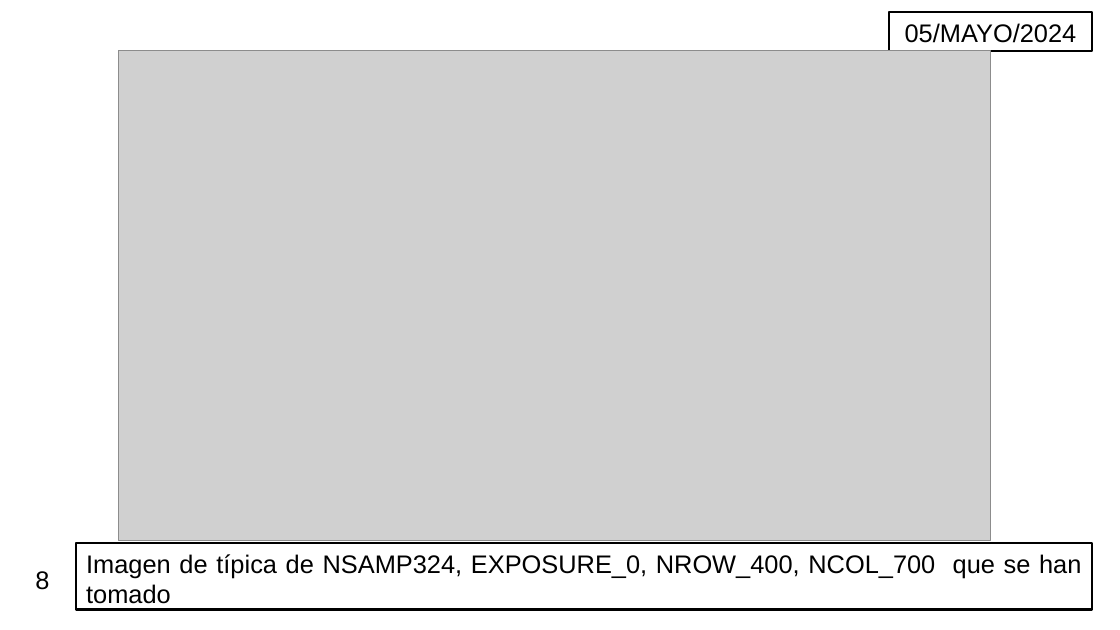
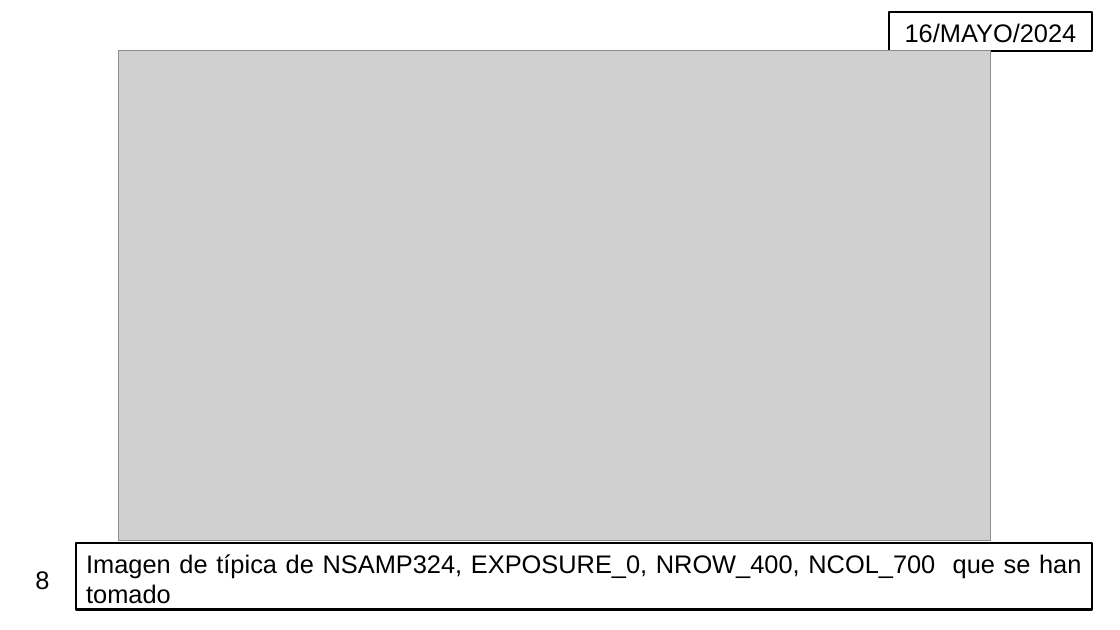
Before and after one commit to mausanram/CodigosICN, a slide deck: slide 8 of Presentaciones/Presentacion_TESIS_16MAY24.odp. Drawn at 1120x630 pixels with LibreOffice and Linux fonts; fonts in the diff are those of the drawing; grey boxes stand for pictures. Boxes give left, top, right and bottom in pixels: in the first picture for what was removed or moved away, otherwise in the second. Text is boxed around its words. In the diff, an @@ line names an element or a change of style, - is before the commit and + after.

Commit message:
Se corrigió algo en la presentación del 16May24

```diff
--- a/Presentaciones/Presentacion_TESIS_16MAY24.odp
+++ b/Presentaciones/Presentacion_TESIS_16MAY24.odp
@@ text in rectangle at [905,23,1077,43]: text changed @@
-05/MAYO/2024
+16/MAYO/2024
```
Also in this commit, not shown: 1 other file.
